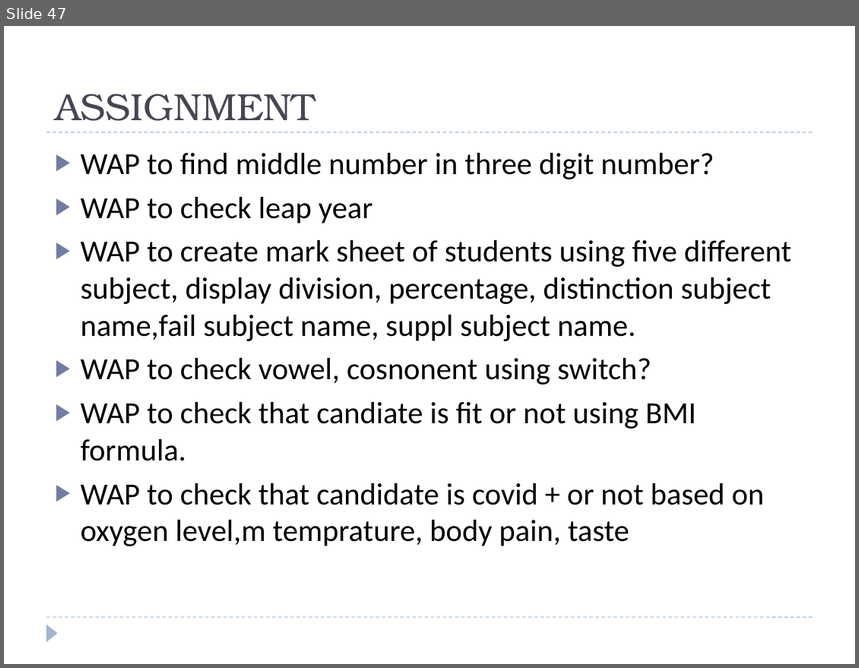
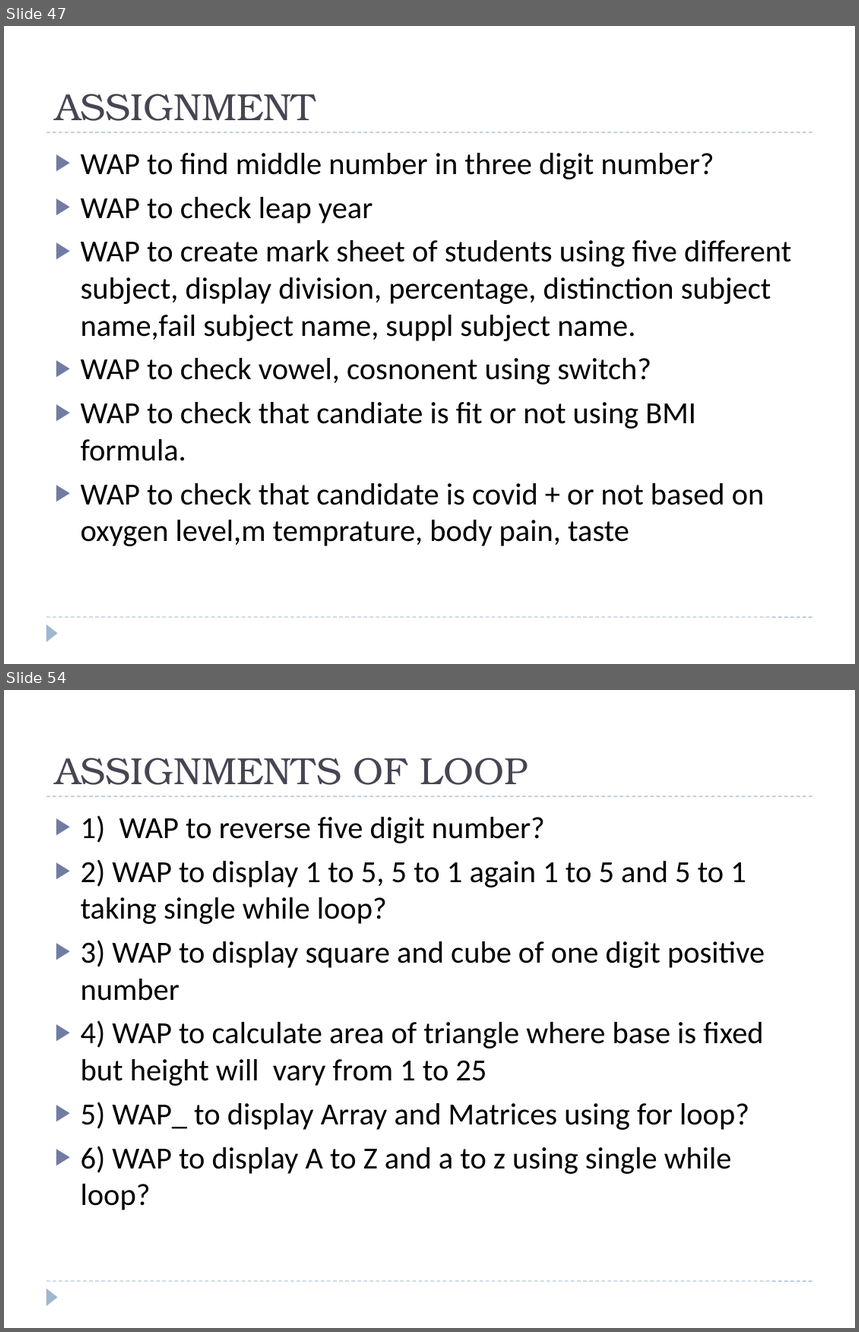
Before and after one commit to shivaconceptsolution/R, a slide deck: R Introduction.pptx. Shown one above the other, each under a label of ours: slide 47 before the commit, slides 47 and 54 after it; the slides between them are not shown. The pictures are 859x668 and 859x1332 pixels, drawn with LibreOffice and Linux fonts; fonts in the diff are those of the drawing. Boxes give left, top, right and bottom in pixels: in the first picture for what was removed or moved away, otherwise in the second. Text is boxed around its words. In the diff, an @@ line names an element or a change of style, - is before the commit and + after.

```diff
--- a/R Introduction.pptx
+++ b/R Introduction.pptx
@@ slide 54 added at (4,690,855,1328), background #FFFFFF; not listed: 3 template elements that a slide beside it also shows @@
@@ title added at (55,758,528,785), 32 pt, text #464653 @@
+ASSIGNMENTS OF LOOP
@@ text added at (81,815,765,1211), 26 pt, text #000000 @@
+▶ 1) WAP to reverse five digit number?
+▶ 2) WAP to display 1 to 5, 5 to 1 again 1 to 5 and 5 to 1 taking single while loop?
+▶ 3) WAP to display square and cube of one digit positive number
+▶ 4) WAP to calculate area of triangle where base is fixed but height will vary from 1 to 25
+▶ 5) WAP_ to display Array and Matrices using for loop?
+▶ 6) WAP to display A to Z and a to z using single while loop?
```
Also in this commit, not shown: 11 other slides added.
